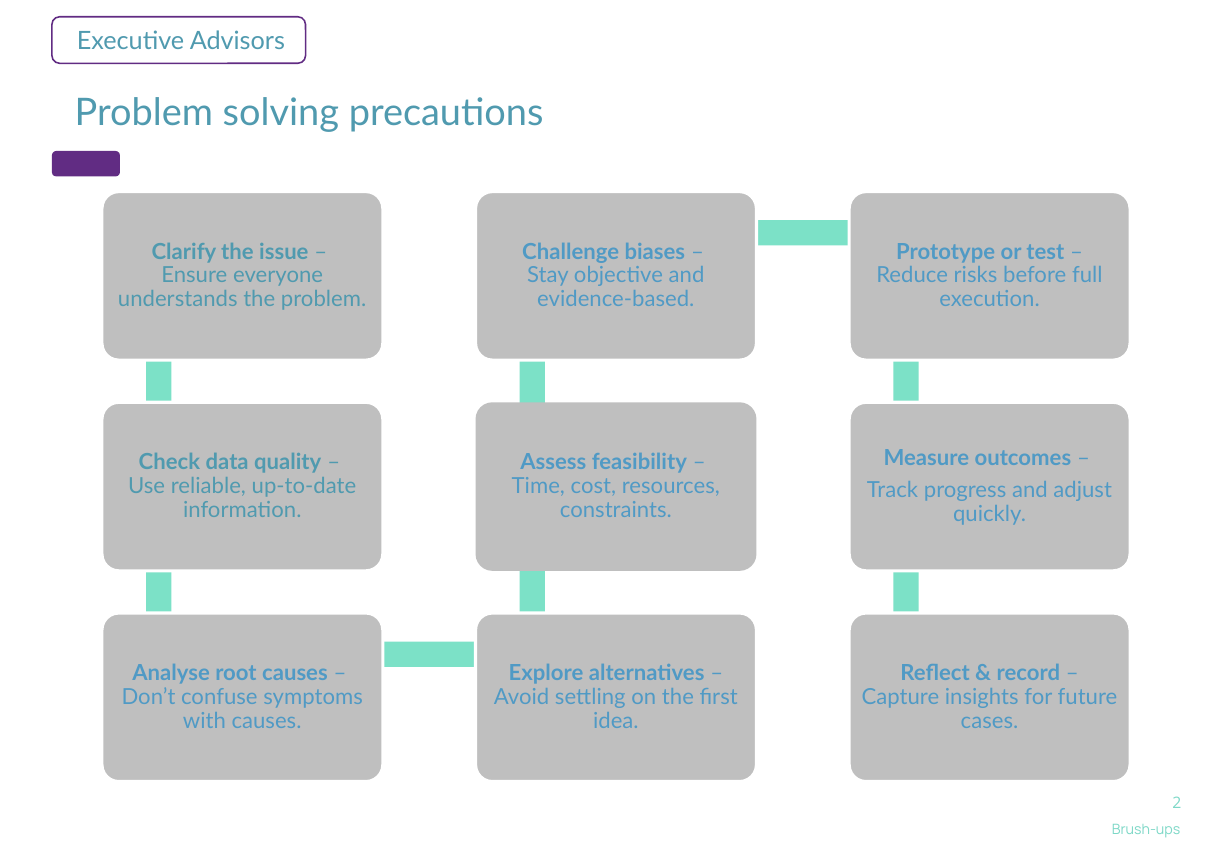
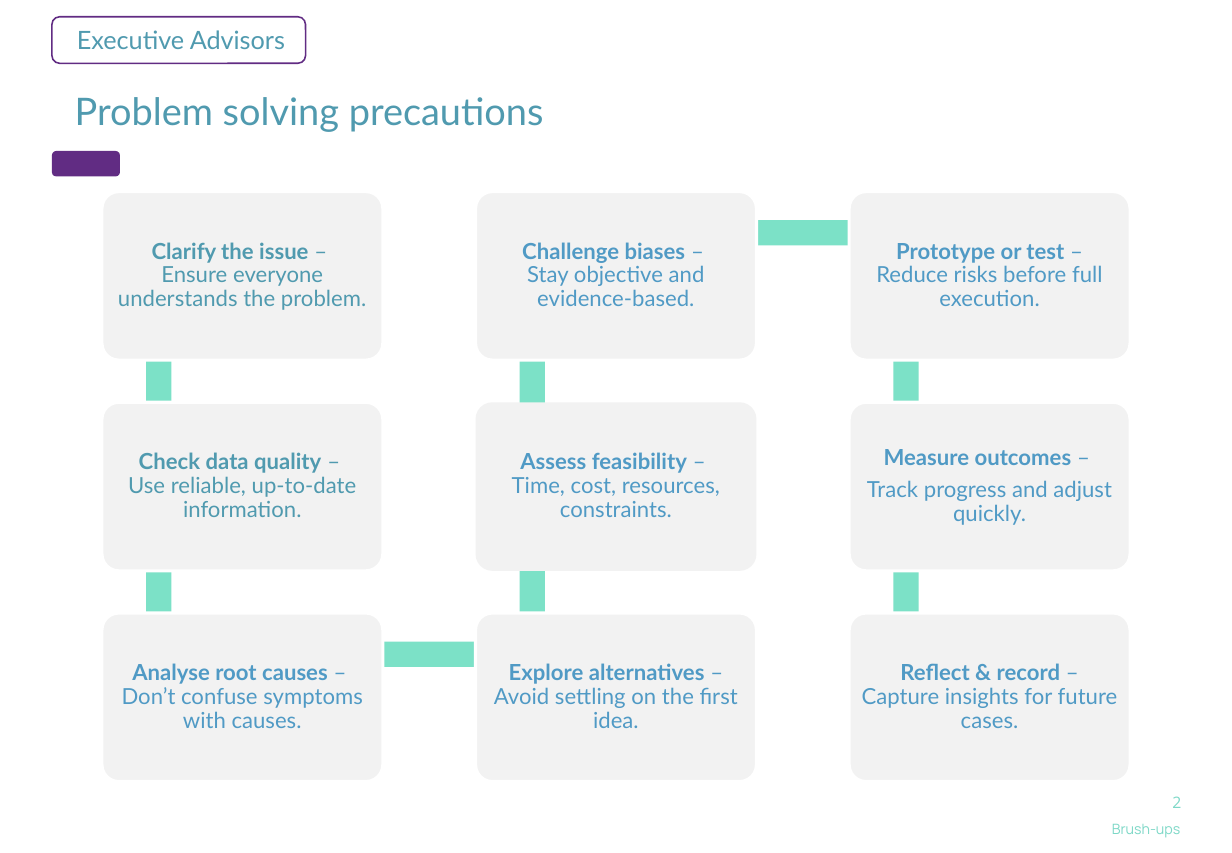
Before and after one commit to rahulshaw0028-web/Executive-advisory, a slide deck: slide 2 of Solution.pptx. Drawn at 1232x853 pixels with LibreOffice and Linux fonts; fonts in the diff are those of the drawing. Boxes give left, top, right and bottom in pixels: in the first picture for what was removed or moved away, otherwise in the second. Text is boxed around its words. In the diff, an @@ line names an element or a change of style, - is before the commit and + after.

```diff
--- a/Solution.pptx
+++ b/Solution.pptx
@@ fill #BFBFBF to #F2F2F2 in 9 elements at box(102, 191, 383, 359), box(102, 403, 383, 571), box(102, 613, 383, 782), box(476, 613, 756, 782), box(476, 403, 756, 571), box(476, 191, 756, 359), box(850, 191, 1131, 359), box(850, 403, 1131, 571), box(850, 613, 1131, 782) @@
```
Also in this commit, not shown: 3 slides added, 1 slide removed, 4 other files.
